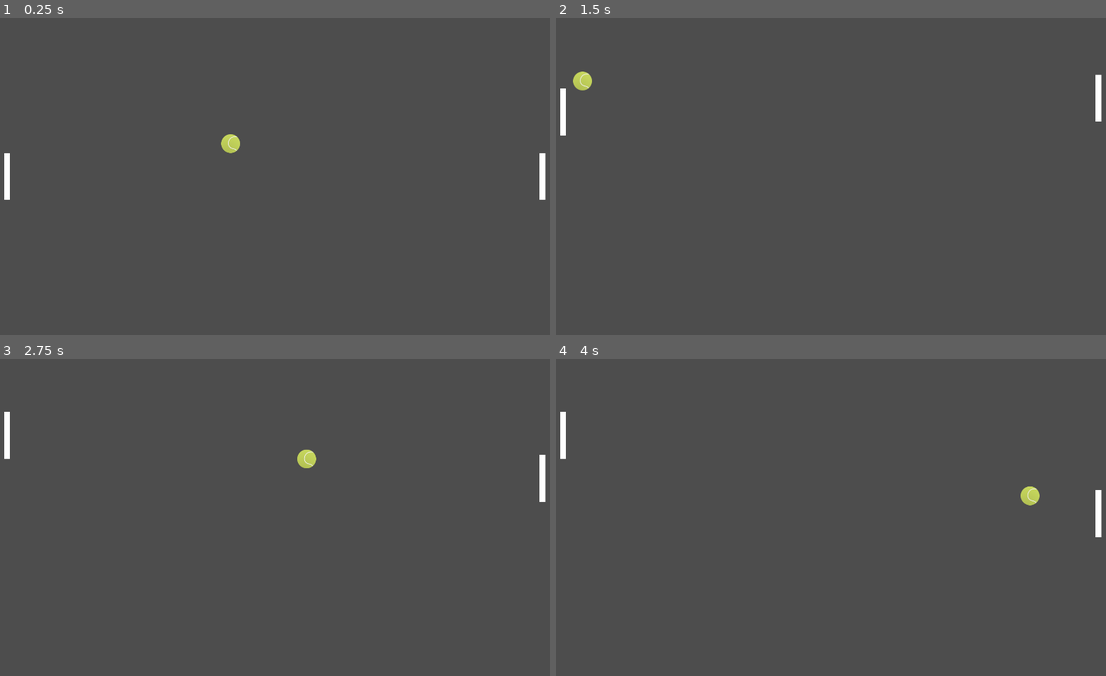
Above: before the commit, frames 1-4 (two rows, left to right).
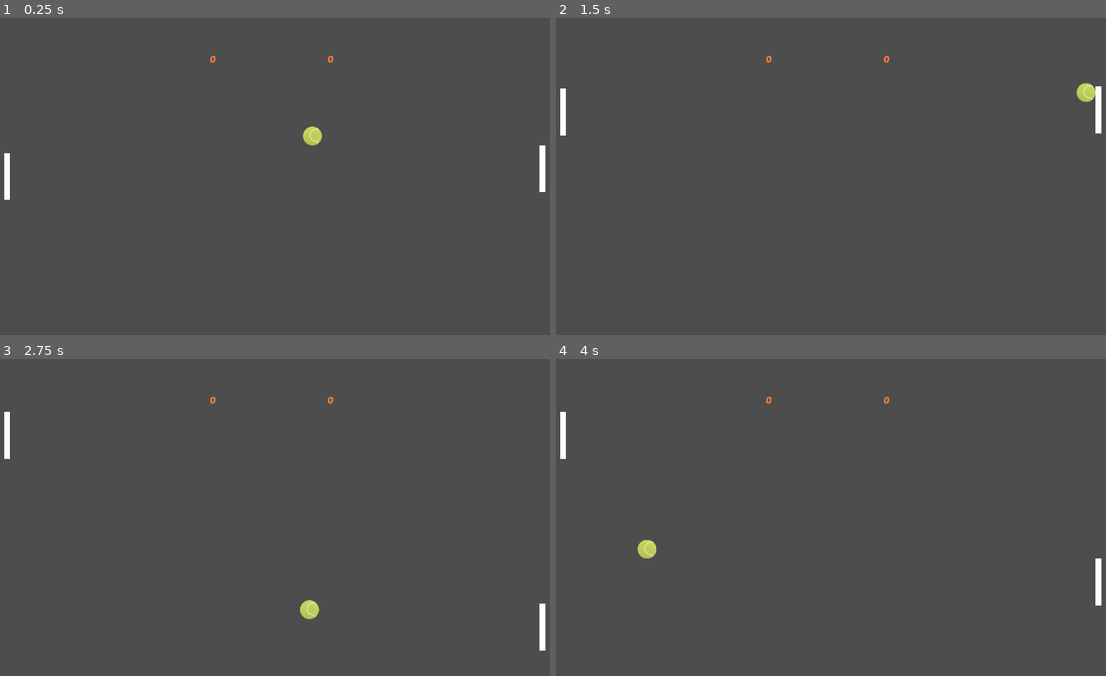
Above: after the commit, the same moments.

Repository: luishernandezg/platzipong
Game: Godot game, scene res://Level.tscn
The game is run twice, just before and just after one commit, with the same random seed, the same clock (stepped at 60 frames per second) and the same inputs.
Inputs:
- Up to frame 1 (0.25 s): no input
- Up to frame 2 (1.5 s): hold Up (ui_up) 0.53-1.28 s; hold Down (ui_down) from 1.28 s (still down)
- Up to frame 3 (2.75 s): release Down (ui_down) at 2.03 s; hold Up (ui_up) from 2.03 s (still down)
- Up to frame 4 (4 s): release Up (ui_up) at 3.53 s; hold Down (ui_down) from 3.53 s (still down)

The runs differ from the first frame. In frame 1, 0.4% of the frame differs, in the area x 38-100%, y 11-58%; in frame 2, 0.5%; in frame 3, 0.7%, in the area x 38-100%, y 11-92%; in frame 4, 0.7%.

Commit message:
Added score labels

Diff:
--- a/Level.tscn
+++ b/Level.tscn
@@ -6,6 +6,7 @@
 [ext_resource type="Script" path="res://oponent.gd" id="3_k4dp7"]
 [ext_resource type="PackedScene" uid="uid://7l3xbojv2k6x" path="res://ball.tscn" id="3_ueyuh"]
 [ext_resource type="Script" path="res://ball.gd" id="4_wpfal"]
+[ext_resource type="FontFile" uid="uid://ow2iluejd32j" path="res://PoetsenOne-Regular.ttf" id="5_wliji"]
 
 [sub_resource type="RectangleShape2D" id="RectangleShape2D_43r6y"]
 size = Vector2(1920, 50)
@@ -34,9 +35,9 @@
 position = Vector2(-25, 540)
 shape = SubResource("RectangleShape2D_73mei")
 
-[node name="PointZoneOponent" type="Area2D" parent="."]
+[node name="PointZoneOpponent" type="Area2D" parent="."]
 
-[node name="CollisionShape2D" type="CollisionShape2D" parent="PointZoneOponent"]
+[node name="CollisionShape2D" type="CollisionShape2D" parent="PointZoneOpponent"]
 position = Vector2(1945, 540)
 shape = SubResource("RectangleShape2D_73mei")
 
@@ -48,9 +49,35 @@
 position = Vector2(1870, 460)
 script = ExtResource("3_k4dp7")
 
+[node name="ScorePlayer" type="Label" parent="."]
+custom_minimum_size = Vector2(1920, 1080)
+offset_left = -200.0
+offset_top = -400.0
+offset_right = 1720.0
+offset_bottom = 680.0
+theme_override_colors/font_color = Color(0.921569, 0.501961, 0.211765, 1)
+theme_override_fonts/font = ExtResource("5_wliji")
+theme_override_font_sizes/font_size = 32
+text = "Score Player"
+horizontal_alignment = 1
+vertical_alignment = 1
+
+[node name="ScoreOpponent" type="Label" parent="."]
+custom_minimum_size = Vector2(1920, 1080)
+offset_left = 200.0
+offset_top = -400.0
+offset_right = 2120.0
+offset_bottom = 680.0
+theme_override_colors/font_color = Color(0.921569, 0.501961, 0.211765, 1)
+theme_override_fonts/font = ExtResource("5_wliji")
+theme_override_font_sizes/font_size = 32
+text = "Opponent"
+horizontal_alignment = 1
+vertical_alignment = 1
+
 [node name="Ball" parent="." instance=ExtResource("3_ueyuh")]
 position = Vector2(948, 522)
 script = ExtResource("4_wpfal")
 
 [connection signal="body_entered" from="PointZonePlayer" to="." method="_on_point_zone_player_body_entered"]
-[connection signal="body_entered" from="PointZoneOponent" to="." method="_on_point_zone_oponent_body_entered"]
+[connection signal="body_entered" from="PointZoneOpponent" to="." method="_on_point_zone_oponent_body_entered"]
--- a/ball.gd
+++ b/ball.gd
@@ -1,5 +1,5 @@
 extends CharacterBody2D
-
+class_name Ball
 
 var speed = 0
 var direction = Vector2.ZERO
--- a/level.gd
+++ b/level.gd
@@ -1,5 +1,11 @@
 extends Node2D
 
+var playerScore = 0
+var opponentScore = 0
+
+func _process(delta: float) -> void:
+	$ScorePlayer.text = str(playerScore)
+	$ScoreOpponent.text = str(opponentScore)
 
 func _restart_game():
 	$Ball.is_moving = false
@@ -9,8 +15,12 @@
 
 
 func _on_point_zone_player_body_entered(body: Node2D) -> void:
-	_restart_game()
+	if body is Ball:
+		opponentScore += 1
+		_restart_game()
 
 
 func _on_point_zone_oponent_body_entered(body: Node2D) -> void:
-	_restart_game()
+	if body is Ball:
+		playerScore += 1
+		_restart_game()
Not shown: 1 places in Level.tscn that only renumber resources
Binary file added: PoetsenOne-Regular.ttf
Not shown, added: PoetsenOne-Regular.ttf.import
